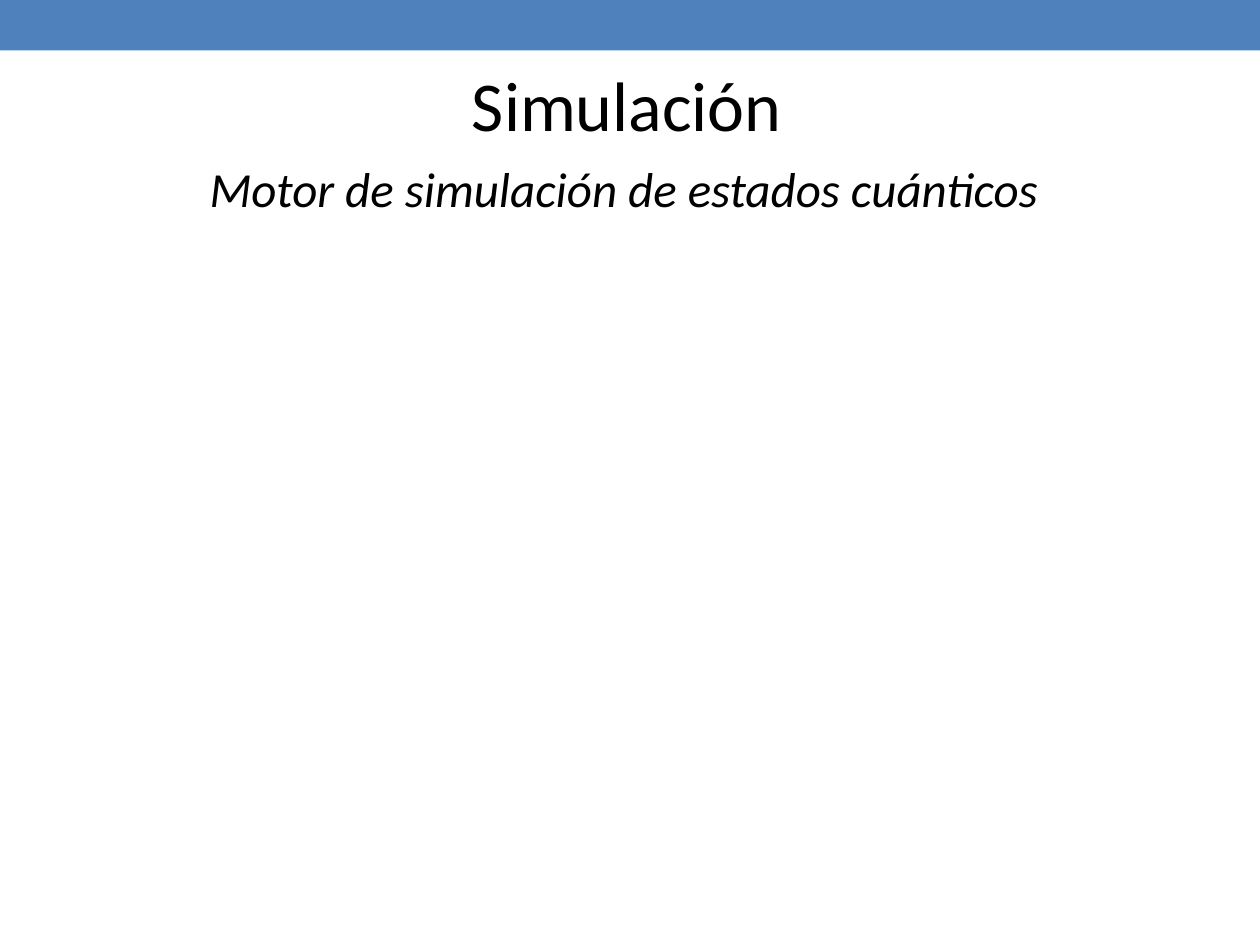
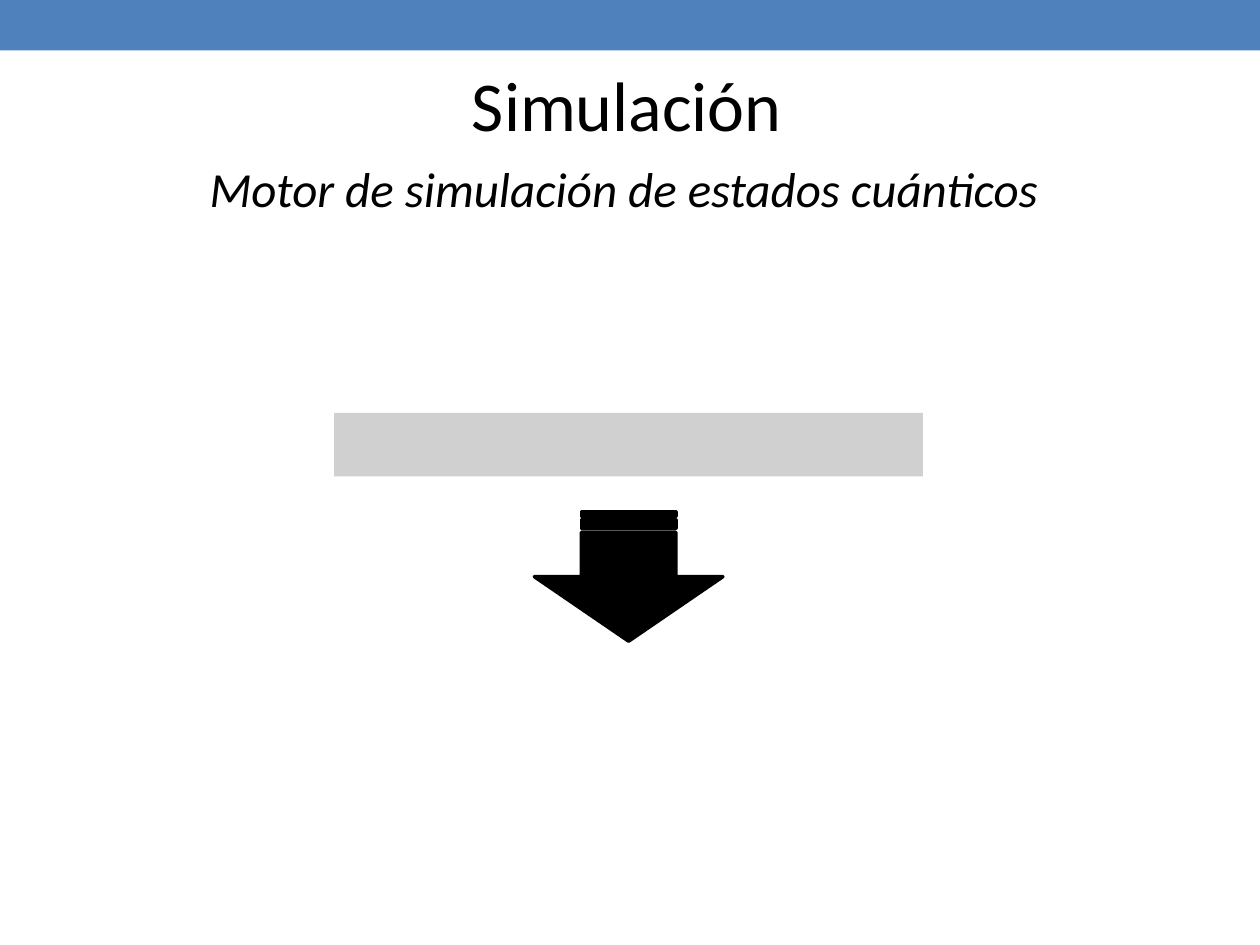
Before and after one commit to jaimecp89/qMIPS101, a slide deck: slide 20 of qMIPS/doc/Presentacion PFC.pptx. Drawn at 1260x945 pixels with LibreOffice and Linux fonts; fonts in the diff are those of the drawing; grey boxes stand for pictures. Boxes give left, top, right and bottom in pixels: in the first picture for what was removed or moved away, otherwise in the second. Text is boxed around its words. In the diff, an @@ line names an element or a change of style, - is before the commit and + after.

```diff
--- a/qMIPS/doc/Presentacion PFC.pptx
+++ b/qMIPS/doc/Presentacion PFC.pptx
@@ picture added at (334,413,922,476) @@
@@ striped right arrow added at (534,513,723,641), fill #000000, outline #000000 2.08 pt @@
```
Also in this commit, not shown: 1 other slide changed, 4 other files.
